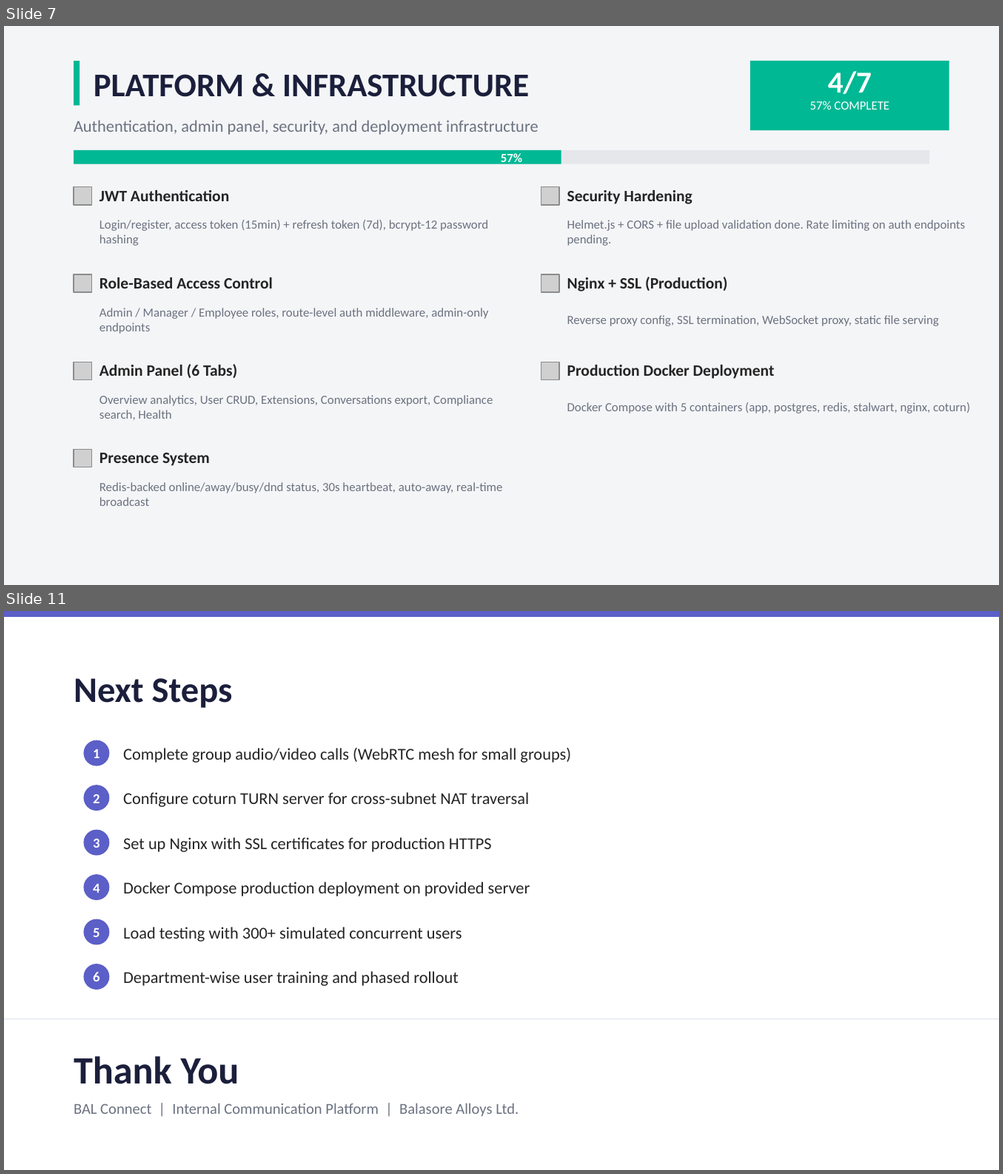
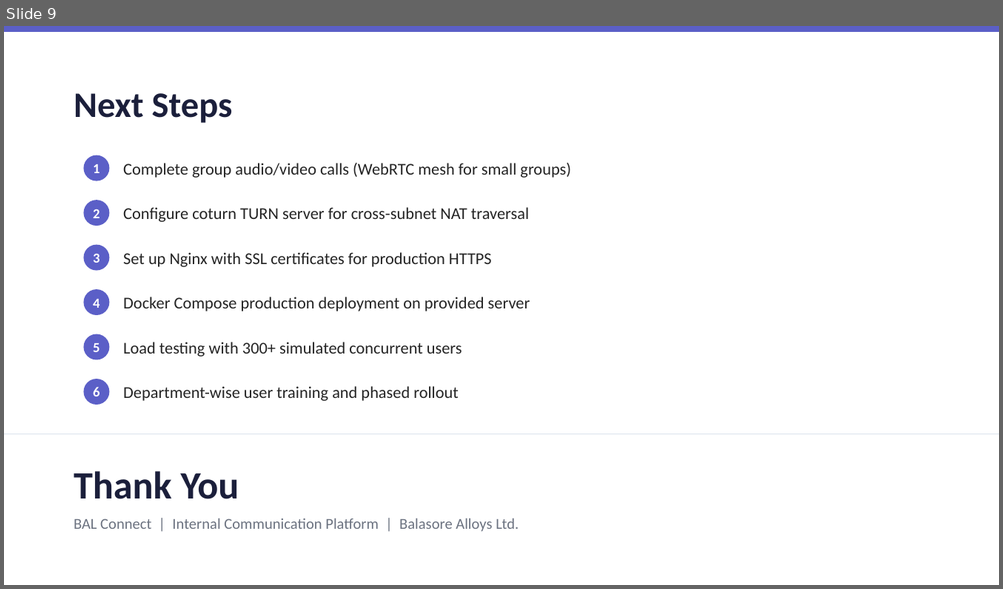
Before and after one commit to dipesh3088balasorealloys/Internal_Communication, a slide deck: docs/BAL_Connect_V1_Progress_Report_updated_ppt.pptx. Shown one above the other, each under a label of ours: slides 7 and 11 before the commit, slide 9 after it; the slides between them are not shown. The pictures are 1003x1174 and 1003x589 pixels, drawn with LibreOffice and Linux fonts; fonts in the diff are those of the drawing; grey boxes stand for pictures. Boxes give left, top, right and bottom in pixels: in the first picture for what was removed or moved away, otherwise in the second. Text is boxed around its words. In the diff, an @@ line names an element or a change of style, - is before the commit and + after.

Commit message:
All fixes: conversation load, presence reset, login page, email routing

```diff
--- a/docs/BAL_Connect_V1_Progress_Report_updated_ppt.pptx
+++ b/docs/BAL_Connect_V1_Progress_Report_updated_ppt.pptx
@@ slide 7 removed at box(4, 26, 999, 585), background #F4F5F7 @@
@@ rectangle removed at box(74, 61, 79, 106) @@
@@ rectangle removed at box(750, 61, 949, 130) @@
@@ text removed at box(94, 74, 529, 97) @@
-PLATFORM & INFRASTRUCTURE
@@ text removed at box(828, 71, 871, 94) @@
-4/7
@@ text removed at box(810, 101, 889, 110) @@
-57% COMPLETE
@@ text removed at box(74, 120, 538, 135) @@
-Authentication, admin panel, security, and deployment infrastructure
@@ rectangle removed at box(74, 150, 929, 164) @@
@@ rectangle removed at box(74, 150, 561, 164) @@
@@ text removed at box(501, 153, 522, 166) @@
-57%
@@ picture removed at box(74, 187, 91, 205) @@
@@ text removed at box(99, 190, 229, 201) @@
-JWT Authentication
@@ picture removed at box(541, 187, 559, 205) @@
@@ text removed at box(567, 190, 691, 204) @@
-Security Hardening
@@ text removed at box(99, 220, 488, 246) @@
-Login/register, access token (15min) + refresh token (7d), bcrypt-12 password hashing
@@ text removed at box(567, 220, 965, 246) @@
-Helmet.js + CORS + file upload validation done. Rate limiting on auth endpoints pending.
@@ picture removed at box(74, 275, 91, 292) @@
@@ text removed at box(99, 278, 273, 289) @@
-Role-Based Access Control
@@ picture removed at box(541, 275, 559, 292) @@
@@ text removed at box(567, 277, 727, 292) @@
-Nginx + SSL (Production)
@@ text removed at box(99, 308, 488, 334) @@
-Admin / Manager / Employee roles, route-level auth middleware, admin-only endpoints
@@ text removed at box(567, 315, 939, 326) @@
-Reverse proxy config, SSL termination, WebSocket proxy, static file serving
@@ picture removed at box(74, 362, 91, 380) @@
@@ text removed at box(99, 364, 237, 378) @@
-Admin Panel (6 Tabs)
@@ picture removed at box(541, 362, 559, 380) @@
@@ text removed at box(567, 365, 774, 379) @@
-Production Docker Deployment
@@ text removed at box(99, 395, 492, 420) @@
-Overview analytics, User CRUD, Extensions, Conversations export, Compliance search, Health
@@ text removed at box(567, 403, 970, 414) @@
-Docker Compose with 5 containers (app, postgres, redis, stalwart, nginx, coturn)
@@ picture removed at box(74, 450, 91, 468) @@
@@ text removed at box(99, 453, 210, 466) @@
-Presence System
@@ text removed at box(99, 483, 502, 506) @@
-Redis-backed online/away/busy/dnd status, 30s heartbeat, auto-away, real-time broadcast
@@ what was slide 11 is now slide 9 @@
```
Also in this commit, not shown: 6 slides changed, 2 slides added, 3 other slides removed, 9 other files.
